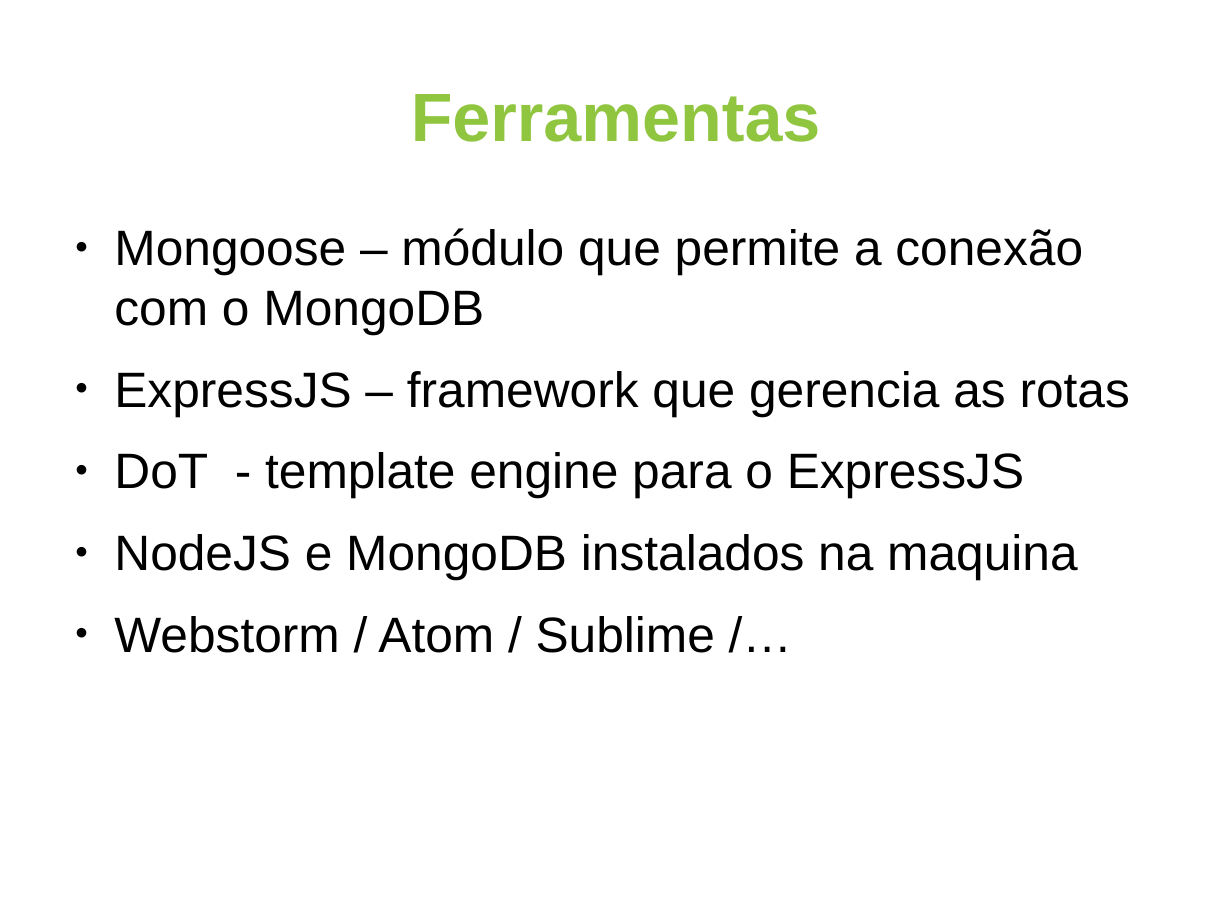
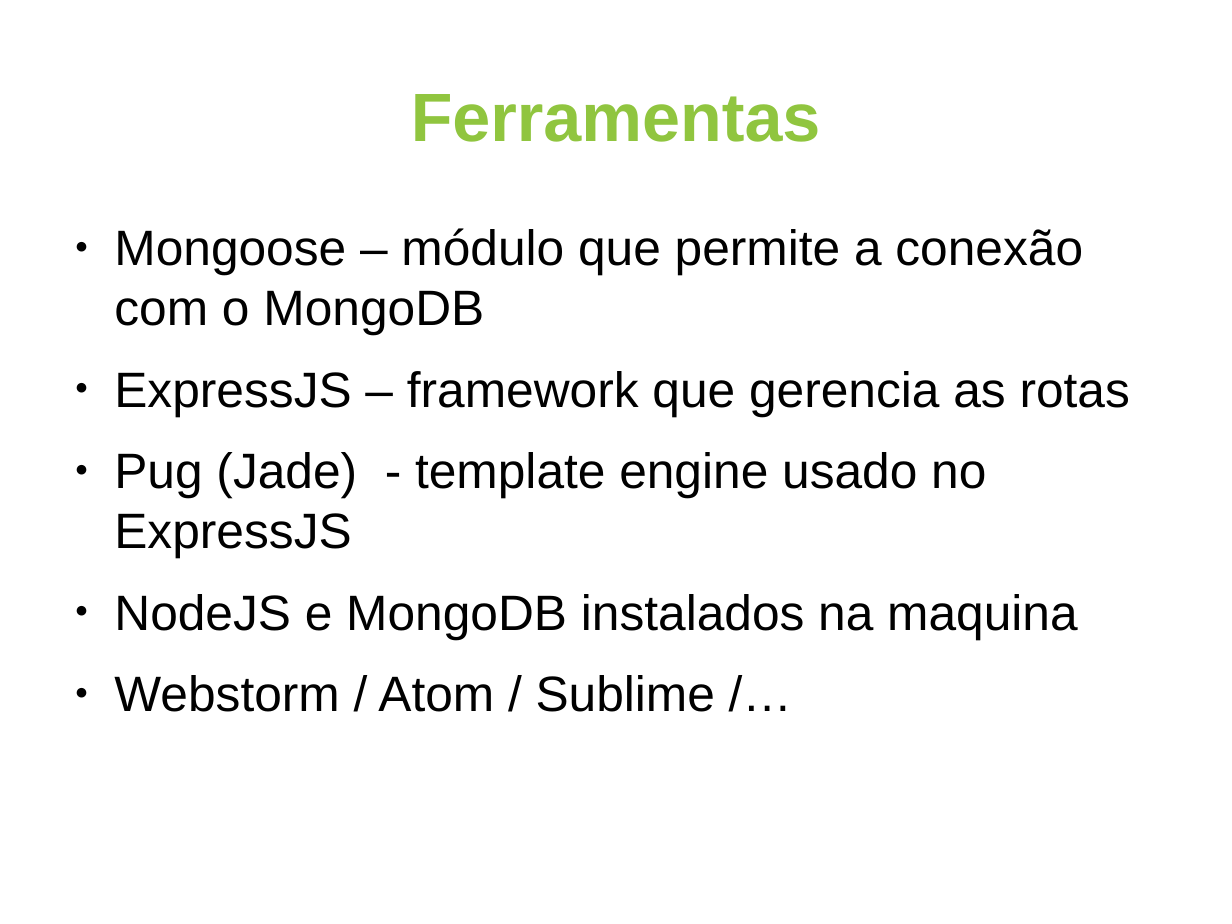
Before and after one commit to junior201110/mongo-node-handson-gdg, a slide deck: slide 5 of NodeMongoHandOn.odp. Drawn at 1232x924 pixels with LibreOffice and Linux fonts; fonts in the diff are those of the drawing. Boxes give left, top, right and bottom in pixels: in the first picture for what was removed or moved away, otherwise in the second. Text is boxed around its words. In the diff, an @@ line names an element or a change of style, - is before the commit and + after.

```diff
--- a/NodeMongoHandOn.odp
+++ b/NodeMongoHandOn.odp
@@ text at <box>114,452,986,557</box>: text changed @@
-● DoT - template engine para o ExpressJS
+● Pug (Jade) - template engine usado no ExpressJS
```
Also in this commit, not shown: 8 other files.
